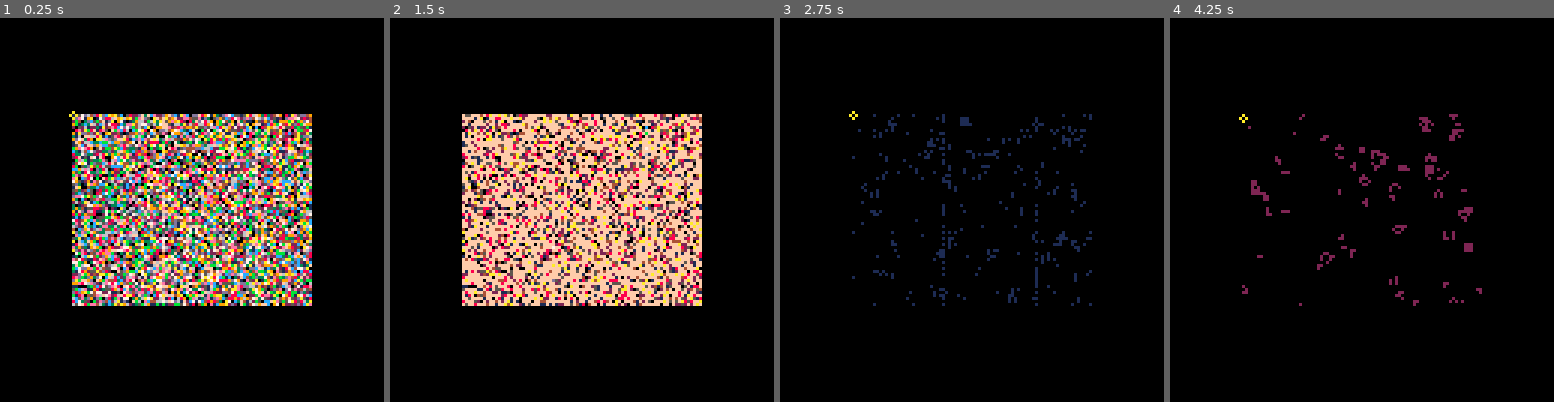
Above: before the commit, frames 1-4 (left to right).
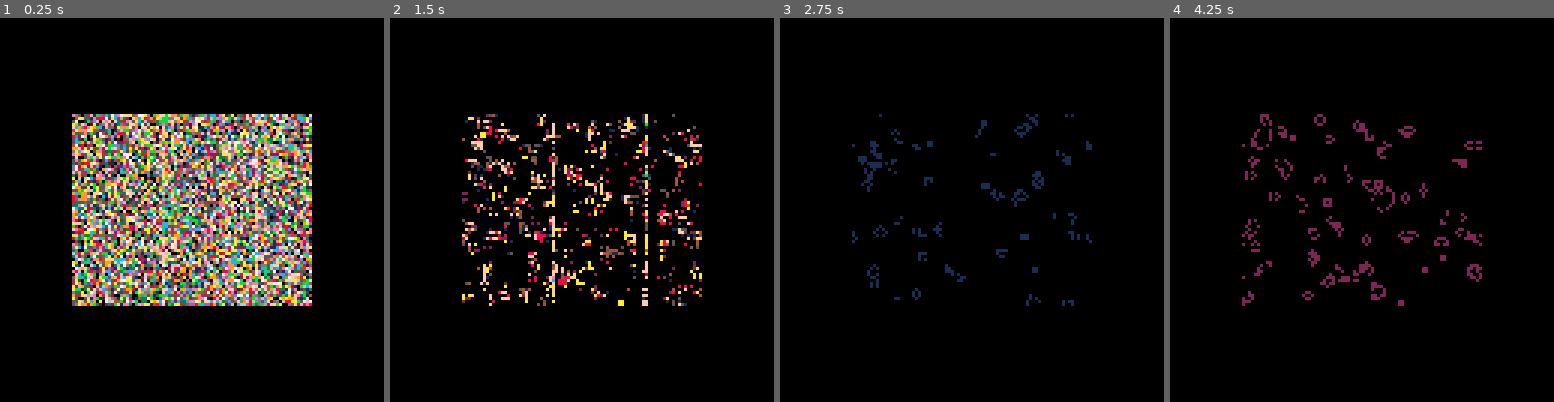
Above: after the commit, the same moments.

Repository: erwinbonsma/PicoGarden
Game: PICO-8 cartridge picogarden.p8
Same seed, same stepped clock (60 frames per second), same inputs: the game is played once before the commit and once after it.
Inputs:
- Up to frame 1 (0.25 s): no input
- Up to frame 2 (1.5 s): tap X (X key) at 0.33, 1.07 s; tap O (Z key) at 0.7 s
- Up to frame 3 (2.75 s): hold Right 1.6-2.1 s; tap O (Z key) at 1.7, 2.1, 2.5 s; tap X (X key) at 1.85 s; hold Up 2.15-2.42 s; hold Right from 2.47 s (still down)
- Up to frame 4 (4.25 s): tap O (Z key) every 0.4 s from 2.9 to 4.1 s; tap X (X key) at 2.97, 4.08 s; release Right at 3.03 s; hold Left 3.08-3.58 s; hold Down 3.63-3.97 s; hold Right from 4.02 s (still down)

The runs differ from the first frame. In frame 1, 29% of the frame differs, in the area x 17-82%, y 24-75%; in frame 2, 29%; in frame 3, 3.5%; in frame 4, 4.0%.

Commit message:
Add explicit dev mode + minor clean up

Diff:
--- a/picogarden.p8
+++ b/picogarden.p8
@@ -1,11 +1,12 @@
 pico-8 cartridge // http://www.pico-8.com
 version 32
 __lua__
-params={}
-params.max_decay_find_attempts=32
-params.num_decay_death_ticks=100
-params.history_len=80
-params.liveliness_limit=50
+max_decay_find_attempts=32
+num_decay_death_ticks=100
+history_len=80
+liveliness_limit=50
+max_wait=6
+devmode=false
 
 bit0=0x0.0001
 
@@ -462,7 +463,7 @@
 
 function decay:find_target(ca)
  local specs=ca.specs
- for i=1,params.max_decay_find_attempts do
+ for i=1,max_decay_find_attempts do
   local x=flr(rnd(specs.w))
   local y=flr(rnd(specs.h))
 
@@ -540,7 +541,7 @@
   1<<(self.target_idx-1)
  )!=0 then
   self.count+=1
-  if self.count==params.num_decay_death_ticks then
+  if self.count==num_decay_death_ticks then
    self:destroy(cas)
   end
  else
@@ -572,8 +573,8 @@
   return
  end
 
- if num_cells>(self.min
-  +params.liveliness_limit) then
+ if num_cells>
+  self.min+liveliness_limit then
   sfx(self.idx)
   self.min=num_cells
  end
@@ -622,8 +623,6 @@
 end
 
 function _init()
- srand(18921)
-
  local specs=ca_specs:new(
   80,64,true
  )
@@ -649,7 +648,7 @@
  end
  state.cx=0
  state.cy=0
- state.play=false
+ state.play=not devmode
  state.t=0
  state.steps=0
  state.wait=5
@@ -693,11 +692,6 @@
    )
    d+=4
   end
-  --for x=0,79 do
-  -- if gols[i]:get(x,y) then
-  --  pset(x+24,y+64,7)
-  -- end
-  --end
  end
 end
 
@@ -706,13 +700,11 @@
   local c=0x1<<(i-1)
   local tmax=state.steps<<16
   local tmin=max(
-   tmax-params.history_len,0
+   tmax-history_len,0
   )
   for t=tmin,tmax-1 do
    local x=24+t-tmin
-   local v=h[
-    t%params.history_len
-   ]
+   local v=h[t%history_len]
    -- use a log-like scale for
    -- the y-axis based on:
    -- y=x*(x+1)/(2*1.6)
@@ -758,14 +750,18 @@
 function main_update()
  if btnp(⬆️) then
   if state.play then
-   if (state.wait>0) state.wait-=1
+   if state.wait>0 then
+    state.wait-=1
+   end
   else
    state.cy=(state.cy+63)%64
   end
  end
  if btnp(⬇️) then
   if state.play then
-   state.wait+=1
+   if state.wait<max_wait then
+    state.wait+=1
+   end
   else
    state.cy=(state.cy+1)%64
   end
@@ -790,7 +786,7 @@
   if state.play then
    revive(state.gols)
   else
-   -- tmp: dev/debug option
+   -- dev mode manipulation
    local gol=state.gols[
     max(1,min(4,state.viewmode))
    ]
@@ -801,15 +797,15 @@
    end
   end
  end
- if btnp(🅾️) then
+ if btnp(🅾️) and devmode then
   state.play=not state.play
  end
 
  if state.play then
   state.t+=1
-  if state.t%(0x1<<state.wait)==0 then
+  if state.t%(1<<state.wait)==0 then
    local idx=
-    (state.steps<<16)%params.history_len
+    (state.steps<<16)%history_len
    local total_cells=0
    for i,g in pairs(state.gols) do
     g:step()
